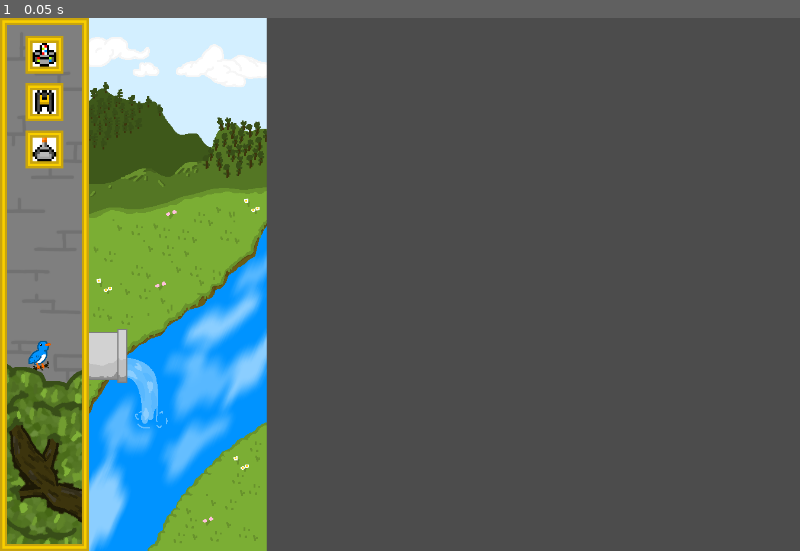
Above: before the commit, frame 1.
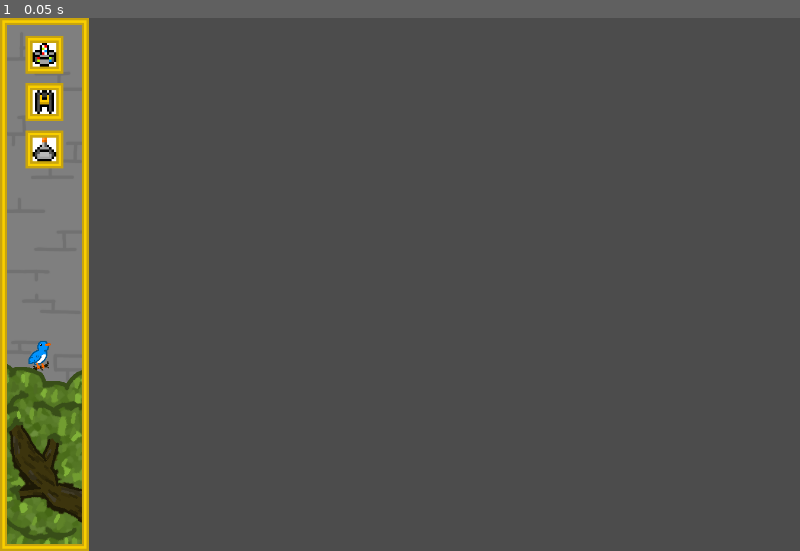
Above: after the commit, the same moment.

Repository: Evellior/GGJ22
Game: Godot game, scene res://Menu/Menu.tscn
The game is run twice, just before and just after one commit, with the same random seed, the same clock (stepped at 60 frames per second) and the same inputs. This scene is started directly instead of the project's main scene.
Inputs:
- Up to frame 1 (0.05 s): no input

The runs differ from the first frame. In frame 1, 22% of the frame differs, in the area x 11-34%, y 0-100%.

Commit message:
Revert "Menu Fixes and Polish (merge)"
This reverts commit 37e27f0a400b7d621eb9ffeb1b8d39525234c340.

Diff:
--- a/Arrow.tscn
+++ b/Arrow.tscn
@@ -30,8 +30,9 @@
 "speed": 5.0
 } ]
 
-[node name="Node2D2" type="Node2D"]
+[node name="Node2D" type="Node2D"]
 
 [node name="AnimatedSprite" type="AnimatedSprite" parent="."]
 frames = SubResource( 5 )
+frame = 2
 playing = true
--- a/Building.tscn
+++ /dev/null
@@ -1,55 +0,0 @@
-[gd_scene load_steps=10 format=2]
-
-[ext_resource path="res://Art/tower_thumperx64.png" type="Texture" id=1]
-
-[sub_resource type="RectangleShape2D" id=1]
-
-[sub_resource type="AtlasTexture" id=2]
-flags = 4
-atlas = ExtResource( 1 )
-region = Rect2( 0, 0, 64, 96 )
-
-[sub_resource type="AtlasTexture" id=3]
-flags = 4
-atlas = ExtResource( 1 )
-region = Rect2( 64, 0, 64, 96 )
-
-[sub_resource type="AtlasTexture" id=4]
-flags = 4
-atlas = ExtResource( 1 )
-region = Rect2( 128, 0, 64, 96 )
-
-[sub_resource type="AtlasTexture" id=5]
-flags = 4
-atlas = ExtResource( 1 )
-region = Rect2( 192, 0, 64, 96 )
-
-[sub_resource type="AtlasTexture" id=6]
-flags = 4
-atlas = ExtResource( 1 )
-region = Rect2( 256, 0, 64, 96 )
-
-[sub_resource type="AtlasTexture" id=7]
-flags = 4
-atlas = ExtResource( 1 )
-region = Rect2( 320, 0, 64, 96 )
-
-[sub_resource type="SpriteFrames" id=8]
-animations = [ {
-"frames": [ SubResource( 2 ), SubResource( 3 ), SubResource( 4 ), SubResource( 5 ), SubResource( 6 ), SubResource( 7 ) ],
-"loop": true,
-"name": "default",
-"speed": 5.0
-} ]
-
-[node name="Node2D" type="Node2D"]
-
-[node name="Area2D" type="Area2D" parent="."]
-
-[node name="CollisionShape2D" type="CollisionShape2D" parent="Area2D"]
-shape = SubResource( 1 )
-
-[node name="AnimatedSprite" type="AnimatedSprite" parent="."]
-frames = SubResource( 8 )
-frame = 4
-playing = true
--- a/Buildings/Core.tscn
+++ b/Buildings/Core.tscn
@@ -92,14 +92,3 @@
 
 [connection signal="area_entered" from="Attack Area" to="." method="_on_Attack_Area_entered"]
 [connection signal="timeout" from="AttackTimer" to="." method="_on_AttackTimer_timeout"]
-radius = 64.0
-
-[node name="Area2D" type="Area2D"]
-
-[node name="AnimatedSprite" type="AnimatedSprite" parent="."]
-frames = SubResource( 12 )
-playing = true
-
-[node name="CollisionShape2D" type="CollisionShape2D" parent="."]
-position = Vector2( 0, 32 )
-shape = SubResource( 13 )
--- a/GameStats.gd
+++ b/GameStats.gd
@@ -1,19 +1,18 @@
 extends Node
 
 #varibles for changing the wave strength
-var KilledGoblinsScale = 0.3
-var PollutionScale = 0.4
-var SurvivedScale = 0.2
+var KilledGoblinsScale = 1.0
+var PollutionScale = 0.2
+var SurvivedScale = 0.01
 
 var TotalGoblinsKilled = 0
 var PollutionLevel = 1
-var PollutionMax = 100
 var WavesSurvived = 0
 
 var PollutionPerWave = 0
 var PollutionRegenBank = 100
-var PollutionRegenRecovery = 10
-var MaxRegen = 0.05
+var PollutionRegenRecovery = 25
+var MaxRegen = 0.9
 
 var GoblinsThisWave = 0
 var GoblinsKilled = 0
@@ -41,9 +40,7 @@
 	GoblinsThisWave += (PollutionLevel * PollutionScale)
 	GoblinsThisWave += (WavesSurvived * SurvivedScale)
 
-	print(ceil(GoblinsThisWave))
-
-	return ceil(GoblinsThisWave)
+	return GoblinsThisWave
 
 func EndWave():
 	InWave = false
@@ -51,12 +48,9 @@
 	GoblinsKilled = 0
 	PollutionLevel += PollutionPerWave
 
-	if(PollutionLevel > PollutionMax):
-		PollutionLevel = PollutionMax
-
 	var Max = PollutionRegenBank * MaxRegen
 
-	if (Max > PollutionLevel):
+	if (Max < (100 - PollutionLevel)):
 		PollutionRegenBank = PollutionRegenBank - PollutionLevel
 		PollutionLevel = 0
 	else:
@@ -64,9 +58,6 @@
 		PollutionLevel -= Max
 
 	PollutionRegenBank += PollutionRegenRecovery
-
-	if(PollutionLevel < 0):
-		PollutionLevel = 0
 
 	if (PollutionRegenBank > 100):
 		PollutionRegenBank = 100
--- a/Goblin.tscn
+++ /dev/null
@@ -1,17 +0,0 @@
-[gd_scene load_steps=3 format=2]
-
-[ext_resource path="res://Goblin Animations.tres" type="SpriteFrames" id=1]
-
-[sub_resource type="CircleShape2D" id=1]
-radius = 25.0
-
-[node name="Area2D" type="Area2D"]
-
-[node name="GoblinSprite" type="AnimatedSprite" parent="."]
-frames = ExtResource( 1 )
-animation = "Left"
-frame = 1
-playing = true
-
-[node name="CollisionShape2D" type="CollisionShape2D" parent="."]
-shape = SubResource( 1 )
--- a/Main.gd
+++ b/Main.gd
@@ -16,7 +16,6 @@
 var nextBuild = ""
 var Goblins = Array()
 var tempdelta = 0.0
-var BuildPhase = true
 # Declare member variables here. Examples:
 # var a = 2
 # var b = "text"
@@ -28,7 +27,7 @@
 	add_child(thumperButton)
 	placeCore()
 
-	GameStats.AddPollution(6)
+	GameStats.AddPollution(3)
 
 	var Time = OS.get_time()
 
@@ -42,30 +41,20 @@
 		if (get_node("Spawn").is_stopped()):
 			get_node("Spawn").start()
 			_on_SwapDirection_timeout()
-		else:
-			var TheLabel = get_node("Menu/Label")
-			TheLabel.text = String(int(get_node("Spawn").time_left))
 	else:
 		tempdelta += delta
-		if (tempdelta > 5.0):
-			var damage = 0
-			for goblin in Goblins:
-				damage = (randi() % 9) + 1
-				if( is_instance_valid(goblin)):
-					goblin.DealDammage(10)
-					if(!goblin.IsAlive()):
-						GameStats.GoblinKilled()
+		if (tempdelta > 2.0):
+			GameStats.GoblinKilled()
 			tempdelta = 0
 
 	var GoblinsToRemove = Array()
 
 	for i in Goblins.size():
 		#if (Gobo.RecheckDirection()):
-		if (is_instance_valid(Goblins[i])):
-			if (Goblins[i].IsAlive()):
-				Goblins[i].CheckDirection(closestBuilding(Goblins[i].position))
-			else:
-				GoblinsToRemove.push_back(i)
+		if (Goblins[i].IsAlive()):
+			Goblins[i].CheckDirection(closestBuilding(Goblins[i].position))
+		else:
+			GoblinsToRemove.push_back(i)
 
 	var RemoveIndex = 0
 
@@ -73,8 +62,7 @@
 		RemoveIndex = GoblinsToRemove[i]
 
 		Goblins[RemoveIndex].queue_free()
-
-	GoblinsToRemove.clear()
+		Goblins.pop_at(RemoveIndex)
 
 func _input(event):
 	# print(event.as_text())
@@ -94,8 +82,6 @@
 	var SpawnPoint = ""
 	var GoblinSprite = ""
 
-	BuildPhase = false
-
 	var WaveTimer = get_node("Spawn")
 	WaveTimer.stop()
 
@@ -136,11 +122,7 @@
 	var RightArrow = get_node("RightArrow")
 	var UpArrow = get_node("UpArrow")
 
-	Goblins.clear()
-
 	Direction = randi() % 4
-
-	BuildPhase = true
 
 	DownArrow.visible = false
 	RightArrow.visible = false
@@ -225,7 +207,7 @@
 	location = getGridRoundedLocation(location)
 
 	#check is inside build area and other build allowed checks
-	if (location.x > 64 && location.x < 13*64 && location.y > 64 && location.y < 13*64 && !isBuildingHere(location) && BuildPhase):
+	if (location.x > 64 && location.x < 13*64 && location.y > 64 && location.y < 13*64 && !isBuildingHere(location)):
 		#offset for individual sprite
 		location.x += 2
 		location.y -= 15
@@ -242,7 +224,7 @@
 	location = getGridRoundedLocation(location)
 
 	#check is inside build area and other build allowed checks
-	if (location.x > 64 && location.x < 13*64 && location.y > 64 && location.y < 13*64 && !isBuildingHere(location) && BuildPhase):
+	if (location.x > 64 && location.x < 13*64 && location.y > 64 && location.y < 13*64 && !isBuildingHere(location)):
 		#offset for individual sprite
 		location.x += 2
 		location.y -= 15
@@ -259,7 +241,7 @@
 	location = getGridRoundedLocation(location)
 
 	#check is inside build area and other build allowed checks
-	if (location.x > 64 && location.x < 13*64 && location.y > 64 && location.y < 13*64 && !isBuildingHere(location) && BuildPhase):
+	if (location.x > 64 && location.x < 13*64 && location.y > 64 && location.y < 13*64 && !isBuildingHere(location)):
 		#offset for individual sprite
 		location.x += 2
 		location.y -= 15
--- a/Main.tscn
+++ b/Main.tscn
@@ -30,15 +30,6 @@
 "points": PoolVector2Array( 0, 0, 0, 0, 897, 4, 0, 0, 0, 0, 897, 902 )
 }
 
-[sub_resource type="DynamicFontData" id=5]
-font_path = "res://Art/ARIALI 1.TTF"
-
-[sub_resource type="DynamicFont" id=6]
-size = 48
-outline_size = 1
-outline_color = Color( 0, 0, 0, 1 )
-font_data = SubResource( 5 )
-
 [node name="Node2D" type="Node2D"]
 script = ExtResource( 3 )
 Goblin_scene = ExtResource( 2 )
@@ -56,7 +47,7 @@
 }
 
 [node name="Spawn" type="Timer" parent="."]
-wait_time = 21.0
+wait_time = 2.0
 autostart = true
 
 [node name="DownArrow" parent="." instance=ExtResource( 4 )]
@@ -109,18 +100,4 @@
 position = Vector2( 900, 0 )
 z_index = 4096
 
-[node name="Label" type="Label" parent="Menu"]
-margin_left = 14.0
-margin_top = 389.0
-margin_right = 135.0
-margin_bottom = 502.0
-custom_colors/font_color = Color( 0.870588, 0.733333, 0.0901961, 1 )
-custom_fonts/font = SubResource( 6 )
-text = "1
-"
-align = 1
-__meta__ = {
-"_edit_use_anchors_": false
-}
-
 [connection signal="timeout" from="Spawn" to="." method="_on_Spawn_timeout"]
--- a/Menu/Menu.gd
+++ b/Menu/Menu.gd
@@ -9,31 +9,5 @@
 	pass # Replace with function body.
 
 # Called every frame. 'delta' is the elapsed time since the previous frame.
-func _process(delta):
-	var PollutionPercent = (GameStats.PollutionLevel / GameStats.PollutionMax) * 100
-	var ReductionAmount = 1.0
-	#if(PollutionPercent > 30):
-	ReductionAmount = 1.0 - (PollutionPercent / 30)
-	if(ReductionAmount < 0.0):
-		ReductionAmount = 0.0
-	if(ReductionAmount > 1.0):
-		ReductionAmount = 1.0
-	$Perfect.modulate.a = ReductionAmount
-	$AllGood.modulate.a = ReductionAmount
-	#if(PollutionPercent > 60):
-	ReductionAmount = 1.0 - ((PollutionPercent - 30) / 30)
-	if(ReductionAmount < 0.0):
-		ReductionAmount = 0.0
-	if(ReductionAmount > 1.0):
-		ReductionAmount = 1.0
-	$Alright.modulate.a = ReductionAmount
-	$Caution.modulate.a = ReductionAmount
-	#if(PollutionPercent > 90):
-	ReductionAmount = 1.0 - ((PollutionPercent - 60) / 30)
-	if(ReductionAmount < 0.0):
-		ReductionAmount = 0.0
-	if(ReductionAmount > 1.0):
-		ReductionAmount = 1.0
-	$Bad.modulate.a = ReductionAmount
-	$Warning.modulate.a = ReductionAmount
-	pass
+#func _process(delta):
+#	pass
--- a/Menu/Menu.tscn
+++ b/Menu/Menu.tscn
@@ -11,10 +11,6 @@
 [ext_resource path="res://Menu/SolarRailButton.gd" type="Script" id=9]
 [ext_resource path="res://Menu/SupplyBeaconButton.gd" type="Script" id=10]
 [ext_resource path="res://Art/Menu/icon_shop_supplybeacon.png" type="Texture" id=11]
-[ext_resource path="res://Art/NatureArea/nature_0.png" type="Texture" id=12]
-[ext_resource path="res://Art/NatureArea/nature_1.png" type="Texture" id=13]
-[ext_resource path="res://Art/NatureArea/nature_3.png" type="Texture" id=14]
-[ext_resource path="res://Art/NatureArea/nature_2.png" type="Texture" id=15]
 
 [node name="Node2D" type="Node2D"]
 script = ExtResource( 6 )
@@ -63,19 +59,3 @@
 mouse_default_cursor_shape = 2
 texture = ExtResource( 11 )
 script = ExtResource( 10 )
-
-[node name="GameOver" type="Sprite" parent="."]
-position = Vector2( 300, 450 )
-texture = ExtResource( 14 )
-
-[node name="Warning" type="Sprite" parent="."]
-position = Vector2( 300, 450 )
-texture = ExtResource( 15 )
-
-[node name="Caution" type="Sprite" parent="."]
-position = Vector2( 300, 450 )
-texture = ExtResource( 13 )
-
-[node name="AllGood" type="Sprite" parent="."]
-position = Vector2( 300, 450 )
-texture = ExtResource( 12 )
Binary file removed: Art/ARIALI 1.TTF
Not shown: 1 places in Main.tscn that only renumber resources
Not shown: 1 places in Menu/Menu.tscn that only renumber resources
